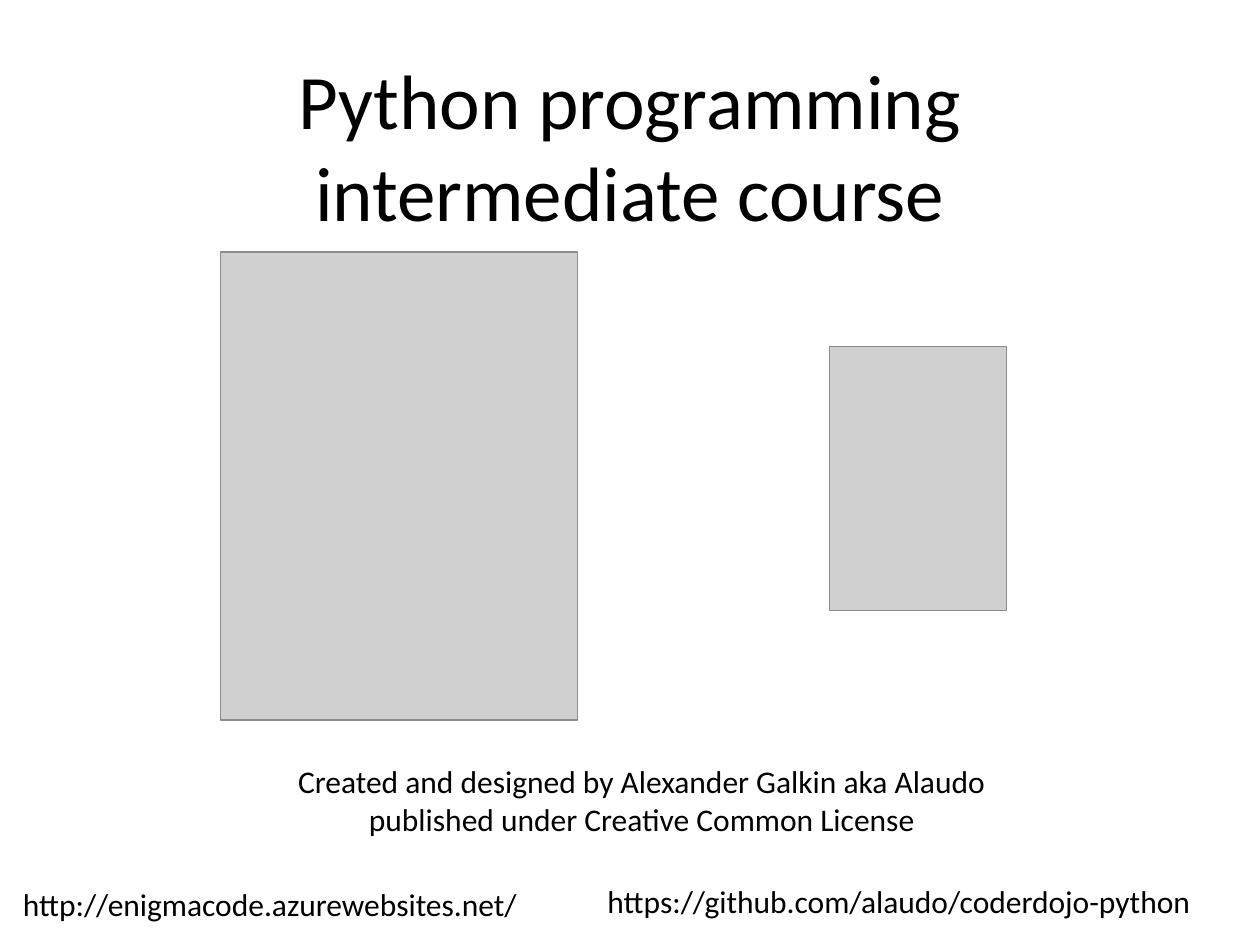
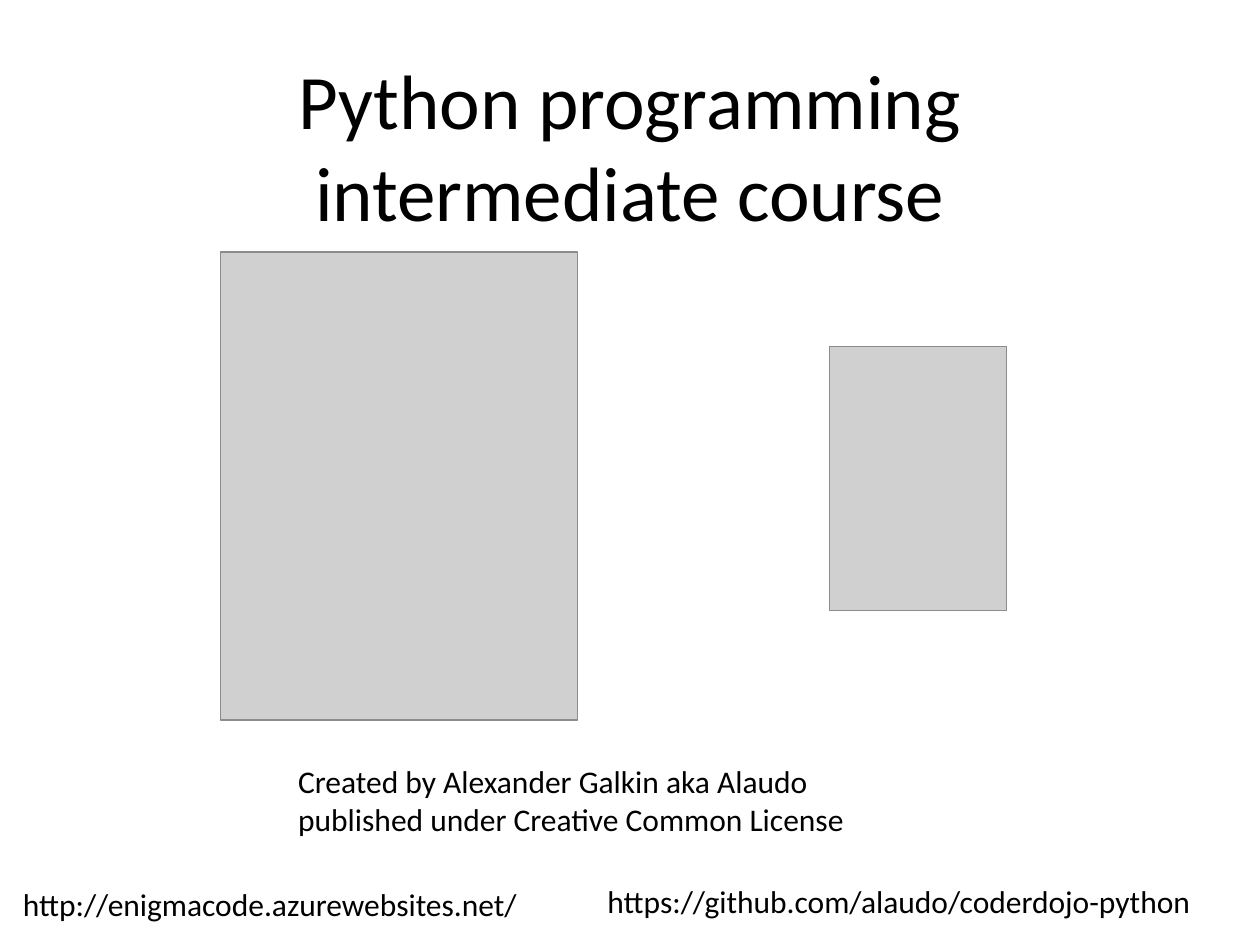
Before and after one commit to alaudo/coderdojo-python, a slide deck: slide 1 of dojo-presentation-intermediate.pptx. Drawn at 1260x945 pixels with LibreOffice and Linux fonts; fonts in the diff are those of the drawing; grey boxes stand for pictures. Boxes give left, top, right and bottom in pixels: in the first picture for what was removed or moved away, otherwise in the second. Text is boxed around its words. In the diff, an @@ line names an element or a change of style, - is before the commit and + after.

```diff
--- a/dojo-presentation-intermediate.pptx
+++ b/dojo-presentation-intermediate.pptx
@@ text at box(298, 771, 807, 798): text changed @@
-Created and designed by Alexander Galkin aka Alaudo
+Created by Alexander Galkin aka Alaudo
```
Also in this commit, not shown: 1 other slide changed, 1 slide added.
